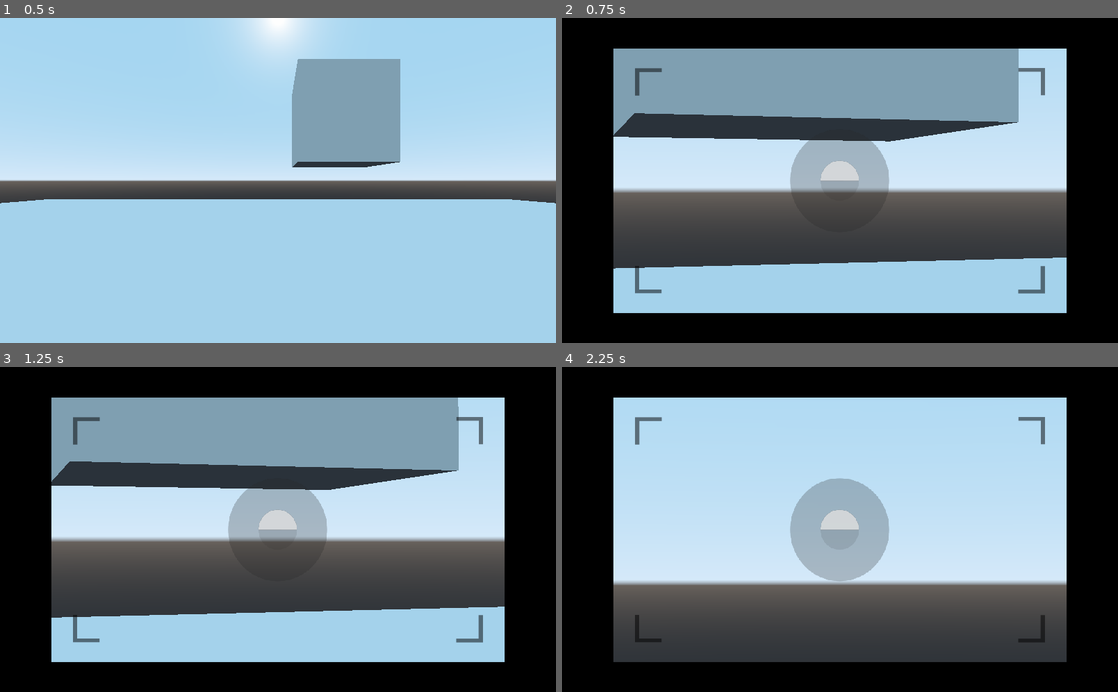
Above: before the commit, frames 1-4 (two rows, left to right).
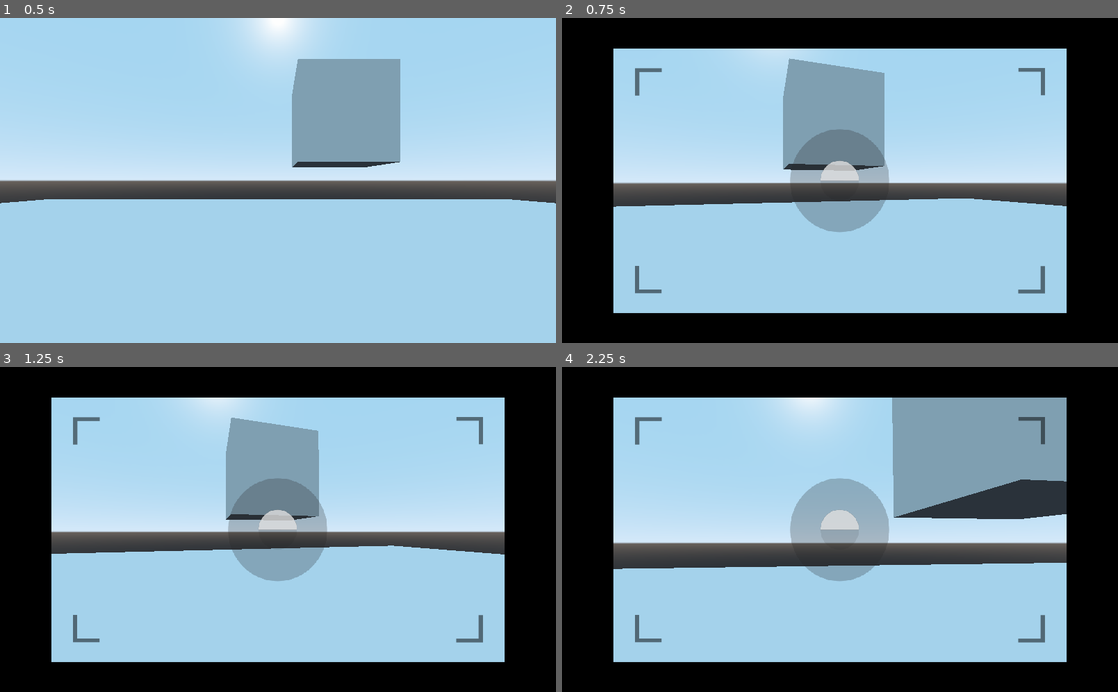
Above: after the commit, the same moments.

Repository: ronman234/YourInTheDark-OrSomethingLikeThat
Game: Godot game, scene res://scenes/sandbox.tscn
The game is run twice, just before and just after one commit, with the same random seed, the same clock (stepped at 60 frames per second) and the same inputs.
Inputs (mouse positions are in pixels of both pictures, inside the frame that each line leads up to):
- Up to frame 1 (0.5 s): no input
- Up to frame 2 (0.75 s): tap Enter at 0.5 s; move the mouse to (867, 180) at 0.52 s; hold W (move_fwd) from 0.53 s (still down); hold Right mouse button (zoom) from 0.53 s (still down)
- Up to frame 3 (1.25 s): keep holding W (move_fwd); keep holding Right mouse button (zoom); tap Mouse wheel down (zoom_decrease, bound only after the commi… at 0.8 s
- Up to frame 4 (2.25 s): keep holding W (move_fwd); move the mouse to (812, 529) at 1.27 s; release Right mouse button (zoom) at 1.28 s; tap Mouse wheel down (zoom_decrease, bound only after the commi… at 1.35 s; tap Mouse wheel up (zoom_increase, bound only after the commit) at 1.55, 2.1 s; move the mouse to (851, 523) at 2.02 s; hold Right mouse button (zoom) from 2.03 s (still down)

Frame 1 is identical in both runs. In frame 2, 39% of the frame differs, in the area x 9-91%, y 9-78%; in frame 3, 39%; in frame 4, 42%, in the area x 9-91%, y 9-91%.

Commit message:
Added zooming feature with the mouse wheel, added main menu music, edited some import settings

Diff:
--- a/You're In The Dark/player/FPSController.gd
+++ b/You're In The Dark/player/FPSController.gd
@@ -1,14 +1,17 @@
 extends KinematicBody
 
-export var speed : float = 10
+export var speed : float = 5
 export var acceleration : float = 5
 export var gravity : float = -0.98
 export var jump_power : float = 30
 export var mouse_sensitivity : float = 0.3
 export var default_fov := 70
-export var zoom_fov := 20
+export var zoom_fov := 40
+export var max_zoom := 40
+export var min_zoom := 90
 
 var is_zooming : bool = false
+var current_zoom := 70
 
 onready var head : Spatial = $Head
 onready var camera : Camera = $Head/Camera
@@ -21,13 +24,13 @@
 	Input.set_mouse_mode(Input.MOUSE_MODE_CAPTURED)
 	camera_lense.visible = false
 
-func _process(delta) -> void:
+func _process(_delta) -> void:
 	if Input.is_action_pressed("ui_cancel"):
 		Input.set_mouse_mode(Input.MOUSE_MODE_VISIBLE)
 
 	if Input.is_action_pressed("zoom"):
 		is_zooming = true
-		camera.fov = zoom_fov
+		camera.fov = current_zoom
 		camera_lense.visible = true
 	elif Input.is_action_just_released("zoom"):
 		is_zooming = false
@@ -41,6 +44,13 @@
 		if camera_x_rotation + x_delta > -90 and camera_x_rotation + x_delta < 90:
 			camera.rotate_x(-deg2rad(event.relative.y * mouse_sensitivity))
 			camera_x_rotation += x_delta
+
+	if event is InputEvent:
+		if Input.is_action_just_pressed("zoom_increase") and camera.fov > max_zoom and is_zooming:
+			current_zoom -= 5
+	if event is InputEvent:
+		if Input.is_action_just_pressed("zoom_decrease") and camera.fov < min_zoom and is_zooming:
+			current_zoom += 5
 
 func _physics_process(delta) -> void:
 	var direction : Vector3 = Vector3()
--- a/You're In The Dark/player/player.tscn
+++ b/You're In The Dark/player/player.tscn
@@ -1,7 +1,7 @@
 [gd_scene load_steps=5 format=2]
 
 [ext_resource path="res://player/FPSController.gd" type="Script" id=1]
-[ext_resource path="res://assets/camera_viewport.png" type="Texture" id=2]
+[ext_resource path="res://assets/textures/camera_viewport.png" type="Texture" id=2]
 
 [sub_resource type="CapsuleMesh" id=1]
 radius = 0.5
--- a/You're In The Dark/project.godot
+++ b/You're In The Dark/project.godot
@@ -50,6 +50,16 @@
 "events": [ Object(InputEventMouseButton,"resource_local_to_scene":false,"resource_name":"","device":0,"alt":false,"shi …(212 unchanged characters)…
  ]
 }
+zoom_increase={
+"deadzone": 0.5,
+"events": [ Object(InputEventMouseButton,"resource_local_to_scene":false,"resource_name":"","device":0,"alt":false,"shift":false,"control":false,"meta":false,"command":false,"button_mask":0,"position":Vector2( 0, 0 ),"global_position":Vector2( 0, 0 ),"factor":1.0,"button_index":4,"pressed":false,"doubleclick":false,"script":null)
+ ]
+}
+zoom_decrease={
+"deadzone": 0.5,
+"events": [ Object(InputEventMouseButton,"resource_local_to_scene":false,"resource_name":"","device":0,"alt":false,"shift":false,"control":false,"meta":false,"command":false,"button_mask":0,"position":Vector2( 0, 0 ),"global_position":Vector2( 0, 0 ),"factor":1.0,"button_index":5,"pressed":false,"doubleclick":false,"script":null)
+ ]
+}
 
 [physics]
 
--- a/You're In The Dark/scenes/sandbox.tscn
+++ b/You're In The Dark/scenes/sandbox.tscn
@@ -1,6 +1,7 @@
-[gd_scene load_steps=4 format=2]
+[gd_scene load_steps=5 format=2]
 
 [ext_resource path="res://player/player.tscn" type="PackedScene" id=1]
+[ext_resource path="res://assets/music/shotinthedark.mp3" type="AudioStream" id=2]
 
 [sub_resource type="PlaneMesh" id=1]
 
@@ -25,3 +26,6 @@
 
 [node name="CSGBox" type="CSGBox" parent="."]
 transform = Transform( 1, 0, 0, 0, 1, 0, 0, 0, 1, 1.38628, 2.9947, -5.61806 )
+
+[node name="AudioStreamPlayer" type="AudioStreamPlayer" parent="."]
+stream = ExtResource( 2 )
Not shown, added: You're In The Dark/assets/music/shotinthedark.mp3.import
Renamed: You're In The Dark/assets/camera_viewport.png -> You're In The Dark/assets/textures/camera_viewport.png
Not shown, changed: You're In The Dark/assets/textures/camera_viewport.png.import
Not shown, added: You're In The Dark/assets/music/shotinthedark.mp3
